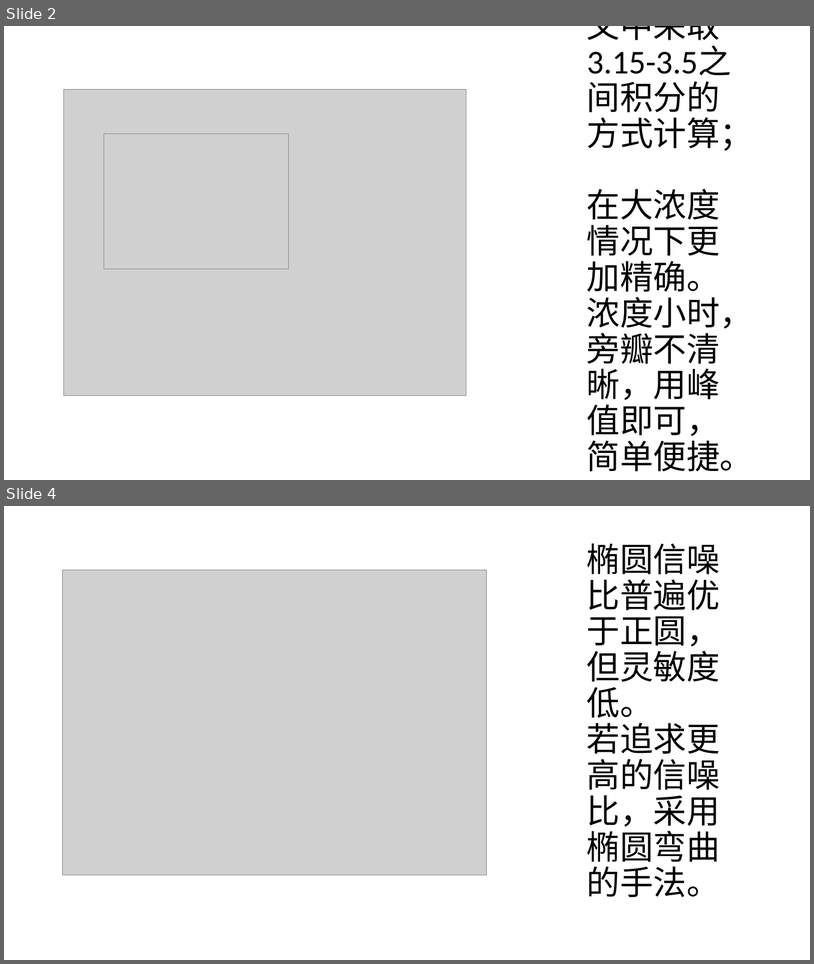
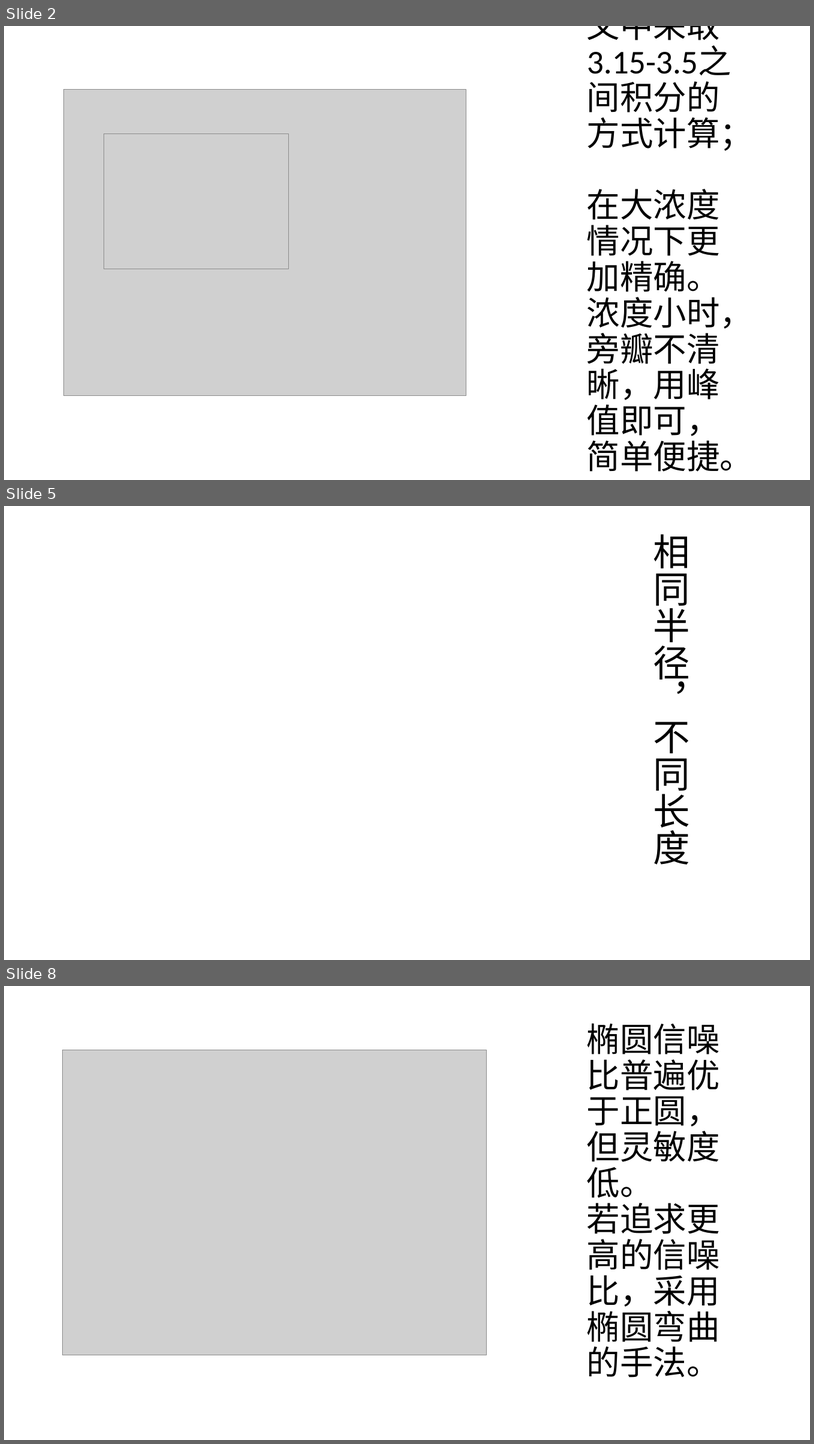
Before and after one commit to alwee021/CV, a slide deck: 毕业论文/论文用图.pptx. Shown one above the other, each under a label of ours: slides 2 and 4 before the commit, slides 2, 5 and 8 after it; the slides between them are not shown. The pictures are 814x964 and 814x1444 pixels, drawn with LibreOffice and Linux fonts; fonts in the diff are those of the drawing; grey boxes stand for pictures. Boxes give left, top, right and bottom in pixels: in the first picture for what was removed or moved away, otherwise in the second. Text is boxed around its words. In the diff, an @@ line names an element or a change of style, - is before the commit and + after.

```diff
--- a/毕业论文/论文用图.pptx
+++ b/毕业论文/论文用图.pptx
@@ slide 5 added at (4, 506, 810, 960), background #FFFFFF @@
@@ title added at (654, 534, 691, 864), 44 pt, text #000000 @@
+相同半径，不同长度
@@ what was slide 4 is now slide 8 @@
```
Also in this commit, not shown: 2 slides changed, 1 other slide added, 11 other files.
